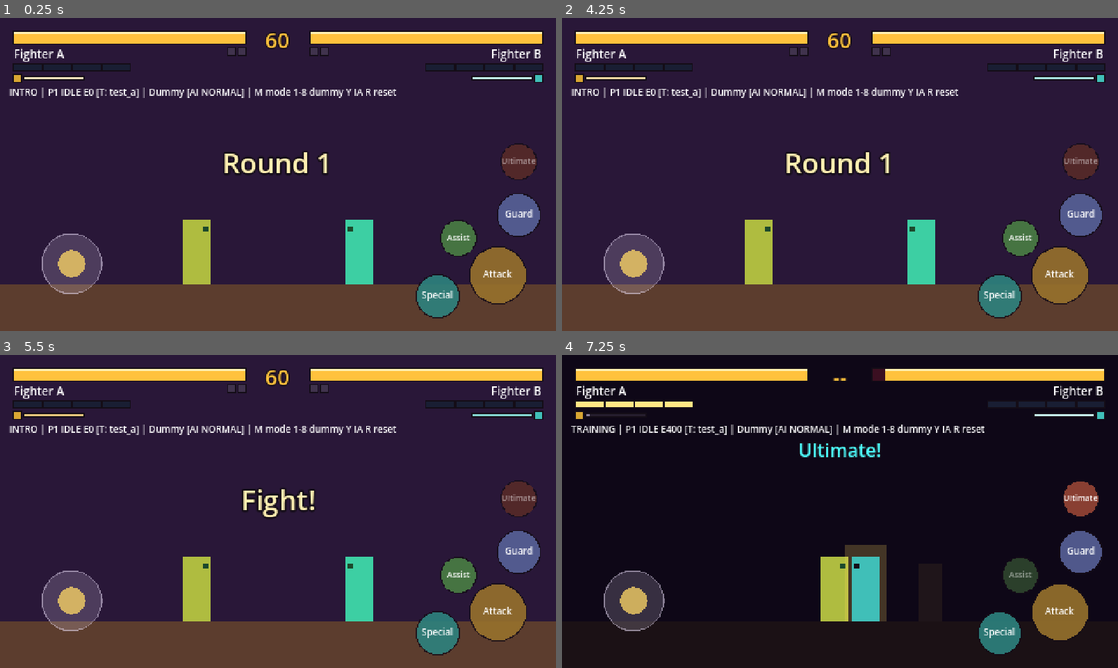
Above: before the commit, frames 1-4 (two rows, left to right).
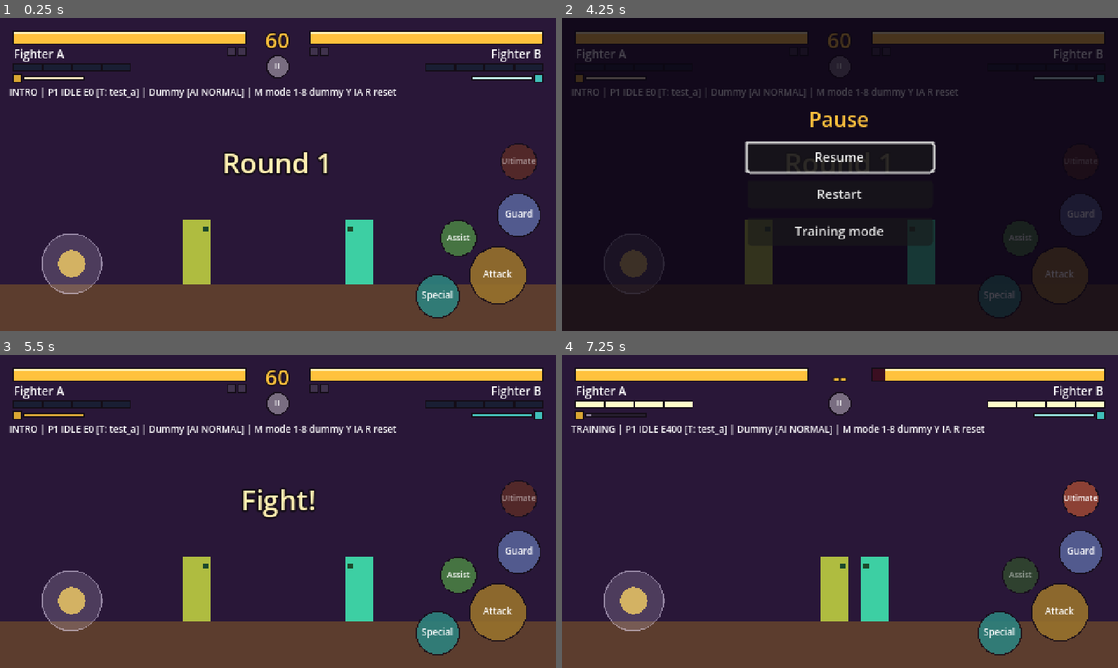
Above: after the commit, the same moments.

Repository: NabOuat/Fighter
Game: Godot game, scene res://scenes/fight/fight.tscn
Same seed, same stepped clock (60 frames per second), same inputs: the game is played once before the commit and once after it.
Inputs (mouse positions are in pixels of both pictures, inside the frame that each line leads up to):
- Up to frame 1 (0.25 s): no input
- Up to frame 2 (4.25 s): tap Enter at 0.5 s; move the mouse to (962, 158) at 0.52 s; hold D (move_right) 0.53-1.25 s; tap I (assist) at 0.6 s; click (962, 158) at 0.67 s; tap W (jump) at 0.77, 3.77 s; tap J (attack) at 0.8 s; drag from (728, 190) to (812, 237) at 1.27 s; move the mouse to (895, 105) at 2.02 s; hold A (move_left) 2.03-2.75 s; hold L (guard) 2.03-2.75 s; tap K (special) at 2.3 s; drag from (812, 237) to (673, 127) at 2.77 s; move the mouse to (1006, 221) at 3.52 s; hold D (move_right) from 3.53 s (still down); tap U (ultimate) at 3.6 s; tap R at 3.8 s; tap Escape (pause) at 4.15 s
- Up to frame 3 (5.5 s): release D (move_right) at 4.25 s; click (278, 492) at 4.25 s, where only the run after the commit has a clickable "Resume"; drag from (111, 464) to (194, 433) at 5.02 s
- Up to frame 4 (7.25 s): move the mouse to (867, 511) at 5.77 s; hold D (move_right) 5.78-6.5 s; tap M at 5.85 s; click (867, 511) at 5.92 s; tap I (assist) at 6.05 s; drag from (756, 433) to (728, 527) at 6.52 s

The runs differ from the first frame. In frame 1, 0.3% of the frame differs, in the area x 47-53%, y 11-20%; in frame 2, 97%, in the area x 0-100%, y 0-100%; in frame 3, 0.4%; in frame 4, 88%.

Commit message:
Sensations de combat : effets d'impact, sons provisoires, menu pause
- Étincelles au point de contact (touché, paré, contre parfait avec
  anneau, choc de projectiles), tremblement d'écran sur les coups
  lourds et le K.O.
- 12 bruitages provisoires fabriqués par calcul
  (tools/make_placeholder_sounds.py), joués à chaque événement.
- Menu pause (Échap, P ou bouton tactile « II ») : reprendre,
  recommencer, changer de mode.
- 11 nouvelles vérifications (tests/test_feel.gd) : 94 au total.

Co-Authored-By: Claude Opus 5.5 <noreply@anthropic.com>

Diff:
--- a/localization/translations.csv
+++ b/localization/translations.csv
@@ -30,3 +30,9 @@
 TOUCH_GUARD,Garde,Guard
 TOUCH_ASSIST,Soutien,Assist
 TOUCH_ULTIMATE,Ultime,Ultimate
+PAUSE_TITLE,Pause,Pause
+PAUSE_RESUME,Reprendre,Resume
+PAUSE_RESTART,Recommencer,Restart
+PAUSE_TRAINING,Mode entraînement,Training mode
+PAUSE_MATCH,Mode combat,Match mode
+TOUCH_PAUSE,II,II
--- a/scenes/fight/fight.gd
+++ b/scenes/fight/fight.gd
@@ -56,6 +56,14 @@
 ## Durée de l'arrêt du combat au début de l'ultime.
 const ULTIMATE_FREEZE_FRAMES := 45
 
+## Tremblement de l'écran sur les gros coups : force (pixels) et durée (frames).
+const SHAKE_HEAVY := 3.0
+const SHAKE_HEAVY_FRAMES := 8
+const SHAKE_KO := 5.0
+const SHAKE_KO_FRAMES := 20
+## Un coup est « lourd » (gros bruit, grosses étincelles) à partir de ces dégâts.
+const HEAVY_DAMAGE := 60
+
 ## Énergie gagnée selon ce qui arrive (sur 400 pour la barre pleine).
 const ENERGY_ON_HIT := 20.0
 const ENERGY_WHEN_HIT := 12.0
@@ -87,6 +95,9 @@
 var projectiles: Array[Projectile] = []
 var assists: Array[Assist] = []
 var support_index := 0
+var shake_frames := 0
+var shake_strength := 0.0
+var _shake_rng := RandomNumberGenerator.new()
 
 @onready var player: Fighter = $Player
 @onready var dummy: Fighter = $Dummy
@@ -108,6 +119,10 @@
 @onready var dim: ColorRect = $Dim
 @onready var debug_label: Label = $DebugLabel
 @onready var touch_controls: TouchControls = $TouchControls
+@onready var camera: Camera2D = $Camera
+@onready var effects: HitEffects = $HitEffects
+@onready var sounds: SoundBank = $Sounds
+@onready var pause_menu: PauseMenu = $PauseMenu
 
 
 func _ready() -> void:
@@ -120,6 +135,10 @@
 		fighter.projectile_launched.connect(_on_projectile_launched)
 		fighter.ultimate_started.connect(_on_ultimate_started)
 		fighter.assist_called.connect(_on_assist_called)
+		fighter.attack_started.connect(_on_attack_started)
+		fighter.dodged.connect(sounds.play.bind("dodge"))
+	pause_menu.restart_requested.connect(restart)
+	pause_menu.mode_toggled.connect(toggle_training)
 	# Pas encore de menu : le joueur a le soutien A (touche T pour changer),
 	# le mannequin a le soutien B.
 	player.support = TEST_SUPPORTS[0]
@@ -152,6 +171,7 @@
 
 	if not training:
 		_update_match()
+	_update_shake()
 	_update_hud()
 
 
@@ -181,16 +201,9 @@
 		return
 	match event.physical_keycode:
 		KEY_R:
-			if training:
-				_reset_training()
-			else:
-				_start_match()
+			restart()
 		KEY_M:
-			training = not training
-			if training:
-				_reset_training()
-			else:
-				_start_match()
+			toggle_training()
 		KEY_0:
 			for fighter in fighters:
 				fighter.energy = 0.0
@@ -207,6 +220,20 @@
 
 # --- Déroulement du combat ---------------------------------------------------
 
+## Recommence : le combat entier, ou la mise en place de l'entraînement.
+func restart() -> void:
+	if training:
+		_reset_training()
+	else:
+		_start_match()
+
+
+## Passe du mode combat au mode entraînement, et inversement.
+func toggle_training() -> void:
+	training = not training
+	restart()
+
+
 func _start_match() -> void:
 	training = false
 	player_wins = 0
@@ -227,6 +254,7 @@
 	dummy.position = Vector2(START_X_DUMMY, FLOOR_Y)
 	timer_frames = ROUND_FRAMES
 	_set_phase(Phase.INTRO)
+	sounds.play("gong")
 
 
 ## En entraînement : pas de chrono, personne ne peut être mis K.O., énergie pleine.
@@ -278,12 +306,15 @@
 				round_winners.append(fighter)
 		round_result_key = "FIGHT_KO" if round_winners.size() == 1 else "FIGHT_DOUBLE_KO"
 		slowmo_frames = KO_SLOWMO_FRAMES
+		sounds.play("ko")
+		_shake(SHAKE_KO, SHAKE_KO_FRAMES)
 	else:
 		if player.health > dummy.health:
 			round_winners.append(player)
 		elif dummy.health > player.health:
 			round_winners.append(dummy)
 		round_result_key = "FIGHT_TIME_UP"
+		sounds.play("gong")
 	# Double K.O. ou vie égale au chrono : la manche compte pour les deux.
 	if round_winners.is_empty():
 		round_winners.append_array(fighters)
@@ -370,13 +401,16 @@
 		if _hits_barrier(hitbox, defender):
 			attacker.attack_has_hit = true
 			hitstop = maxi(hitstop, 4)
+			_barrier_feedback(hitbox.get_center())
 			continue
-		if not hitbox.intersects(defender.get_hurtbox_rect()):
+		var hurtbox := defender.get_hurtbox_rect()
+		if not hitbox.intersects(hurtbox):
 			continue
 		attacker.attack_has_hit = true
 		# Les coups qui coûtent de l'énergie n'en rapportent pas.
 		var grants_energy := attack.energy_cost == 0
-		_apply(defender.receive_attack(attack, attacker), attack, attacker, defender, grants_energy)
+		var point := hitbox.intersection(hurtbox).get_center()
+		_apply(defender.receive_attack(attack, attacker), attack, attacker, defender, grants_energy, point)
 
 
 func _resolve_projectiles() -> void:
@@ -390,17 +424,20 @@
 					and projectile.get_rect().intersects(other.get_rect()):
 				finished.append_array([projectile, other])
 				hitstop = maxi(hitstop, 4)
+				effects.burst(HitEffects.Kind.CLASH, (projectile.global_position + other.global_position) / 2.0)
+				sounds.play("block")
 				break
 		if projectile in finished:
 			continue
 		var target := projectile.shooter.opponent
 		if _hits_barrier(projectile.get_rect(), target):
 			finished.append(projectile)
+			_barrier_feedback(projectile.global_position)
 		elif projectile.get_rect().intersects(target.get_hurtbox_rect()):
 			finished.append(projectile)
 			var hit := projectile.data.hit
 			# Un projectile vient toujours d'un coup spécial : il ne rapporte pas d'énergie.
-			_apply(target.receive_attack(hit, projectile.shooter, true), hit, projectile.shooter, target, false)
+			_apply(target.receive_attack(hit, projectile.shooter, true), hit, projectile.shooter, target, false, projectile.global_position)
 		elif projectile.is_expired(ARENA_LEFT - 20.0, ARENA_RIGHT + 20.0):
 			finished.append(projectile)
 	for projectile in finished:
@@ -408,21 +445,31 @@
 		_remove_projectile(projectile)
 
 
-## Ce qui se passe après un coup : arrêt sur image, combo, énergie, messages.
-func _apply(result: Fighter.HitResult, attack: AttackData, attacker: Fighter, defender: Fighter, grants_energy: bool) -> void:
+## Ce qui se passe après un coup : arrêt sur image, combo, énergie, messages,
+## étincelles et bruitage au point de contact.
+func _apply(result: Fighter.HitResult, attack: AttackData, attacker: Fighter, defender: Fighter, grants_energy: bool, point: Vector2) -> void:
 	match result:
 		Fighter.HitResult.HIT:
+			var heavy := attack.damage >= HEAVY_DAMAGE or attack.knockdown
+			effects.burst(HitEffects.Kind.HIT_HEAVY if heavy else HitEffects.Kind.HIT_LIGHT, point)
+			sounds.play("hit_heavy" if heavy else "hit_light")
+			if heavy:
+				_shake(SHAKE_HEAVY, SHAKE_HEAVY_FRAMES)
 			attacker.combo_hits += 1
 			hitstop = maxi(hitstop, attack.hitstop)
 			if grants_energy:
 				attacker.add_energy(ENERGY_ON_HIT)
 			defender.add_energy(ENERGY_WHEN_HIT)
 		Fighter.HitResult.BLOCKED:
+			effects.burst(HitEffects.Kind.BLOCK, point)
+			sounds.play("block")
 			hitstop = maxi(hitstop, int(attack.hitstop * 0.5))
 			if grants_energy:
 				attacker.add_energy(ENERGY_ON_BLOCKED)
 			defender.add_energy(ENERGY_WHEN_BLOCKING)
 		Fighter.HitResult.PARRIED:
+			effects.burst(HitEffects.Kind.PARRY, point)
+			sounds.play("parry")
 			hitstop = maxi(hitstop, 12)
 			defender.add_energy(ENERGY_ON_PARRY)
 			_show_popup("FIGHT_PARRY")
@@ -437,7 +484,8 @@
 		if hitbox.has_area() and not _hits_barrier(hitbox, defender) and hitbox.intersects(defender.get_hurtbox_rect()):
 			assist.hit_done = true
 			var attack := assist.data.attack
-			_apply(defender.receive_attack(attack, assist.caller, true), attack, assist.caller, defender, false)
+			var point := hitbox.intersection(defender.get_hurtbox_rect()).get_center()
+			_apply(defender.receive_attack(attack, assist.caller, true), attack, assist.caller, defender, false, point)
 	_remove_finished_assists()
 
 
@@ -462,7 +510,20 @@
 
 # --- Soutiens, projectiles, effets -------------------------------------------
 
+## Un coup ou un projectile arrêté par le bouclier d'un soutien.
+func _barrier_feedback(at: Vector2) -> void:
+	effects.burst(HitEffects.Kind.BLOCK, at)
+	sounds.play("block")
+
+
+func _on_attack_started(attack: AttackData) -> void:
+	if attack.is_ultimate:
+		return
+	sounds.play("special" if attack.energy_cost > 0 else "whoosh", -4.0)
+
+
 func _on_assist_called(caller: Fighter) -> void:
+	sounds.play("assist")
 	var assist := Assist.new()
 	assist.summon(caller.support.assist, caller, FLOOR_Y, ARENA_LEFT, ARENA_RIGHT)
 	assist.projectile_requested.connect(_launch_projectile.bind(true))
@@ -510,9 +571,11 @@
 	ultimate_freeze = 0
 	slowmo_frames = 0
 	popup_frames = 0
+	shake_frames = 0
 
 
 func _on_ultimate_started(_fighter: Fighter) -> void:
+	sounds.play("ultimate")
 	ultimate_freeze = ULTIMATE_FREEZE_FRAMES
 	_show_popup("FIGHT_ULTIMATE")
 
@@ -530,6 +593,22 @@
 
 
 # --- Affichage ---------------------------------------------------------------
+
+func _shake(strength: float, frames: int) -> void:
+	shake_strength = maxf(shake_strength if shake_frames > 0 else 0.0, strength)
+	shake_frames = maxi(shake_frames, frames)
+
+
+## Le tremblement s'atténue à chaque frame ; seul l'affichage bouge, pas le combat.
+func _update_shake() -> void:
+	if shake_frames > 0:
+		shake_frames -= 1
+		var strength := shake_strength * shake_frames / float(SHAKE_HEAVY_FRAMES)
+		strength = minf(strength, shake_strength)
+		camera.offset = Vector2(_shake_rng.randf_range(-strength, strength), _shake_rng.randf_range(-strength, strength)).round()
+	else:
+		camera.offset = Vector2.ZERO
+
 
 func _update_hud() -> void:
 	player_bar.set_ratio(float(player.health) / Fighter.MAX_HEALTH)
@@ -552,6 +631,7 @@
 	popup_label.visible = popup_frames > 0
 	# Pendant l'arrêt de l'ultime, l'écran s'assombrit.
 	dim.visible = ultimate_freeze > 0
+	pause_menu.show_mode(training)
 	# Texte de débogage pour le développeur, absent du jeu final
 	# (c'est pour ça qu'il n'est pas dans le fichier de traductions).
 	debug_label.text = "%s | P1 %s E%d [T: %s] | Dummy [%s %s] | M mode 1-8 dummy Y IA R reset" % [
--- a/scenes/fight/fight.tscn
+++ b/scenes/fight/fight.tscn
@@ -9,6 +9,9 @@
 [ext_resource type="Script" path="res://scenes/ui/assist_gauge.gd" id="7_assist_gauge"]
 [ext_resource type="Script" path="res://scenes/ui/win_markers.gd" id="8_win_markers"]
 [ext_resource type="PackedScene" path="res://scenes/ui/touch_controls.tscn" id="9_touch"]
+[ext_resource type="Script" path="res://scenes/fight/hit_effects.gd" id="10_effects"]
+[ext_resource type="Script" path="res://scenes/fight/sound_bank.gd" id="11_sounds"]
+[ext_resource type="PackedScene" path="res://scenes/ui/pause_menu.tscn" id="12_pause"]
 
 [sub_resource type="RectangleShape2D" id="Shape_floor"]
 size = Vector2(480, 40)
@@ -68,6 +71,15 @@
 position = Vector2(310, 230)
 data = ExtResource("4_test_b")
 is_player = false
+
+[node name="HitEffects" type="Node2D" parent="."]
+script = ExtResource("10_effects")
+
+[node name="Camera" type="Camera2D" parent="."]
+position = Vector2(240, 135)
+
+[node name="Sounds" type="Node" parent="."]
+script = ExtResource("11_sounds")
 
 [node name="HUD" type="CanvasLayer" parent="."]
 
@@ -224,3 +236,5 @@
 theme_override_font_sizes/font_size = 8
 
 [node name="TouchControls" parent="." instance=ExtResource("9_touch")]
+
+[node name="PauseMenu" parent="." instance=ExtResource("12_pause")]
--- /dev/null
+++ b/scenes/fight/hit_effects.gd
@@ -0,0 +1,69 @@
+class_name HitEffects
+extends Node2D
+## Les effets d'impact : étincelles au point de contact, anneau du contre parfait.
+##
+## Chaque effet est créé au moment du coup, puis disparaît tout seul.
+## Les particules sont de petits carrés, dans l'esprit du pixel art.
+
+enum Kind { HIT_LIGHT, HIT_HEAVY, BLOCK, PARRY, CLASH }
+
+## Réglages de chaque effet : nombre d'étincelles, vitesse, taille, couleur.
+const STYLES := {
+	Kind.HIT_LIGHT: {"amount": 10, "speed": 90.0, "size": 2.0, "color": Color(1.0, 0.95, 0.75)},
+	Kind.HIT_HEAVY: {"amount": 22, "speed": 150.0, "size": 3.0, "color": Color(1.0, 0.8, 0.35)},
+	Kind.BLOCK: {"amount": 8, "speed": 70.0, "size": 2.0, "color": Color(0.6, 0.85, 1.0)},
+	Kind.PARRY: {"amount": 16, "speed": 120.0, "size": 2.0, "color": Color(0.3, 1.0, 1.0)},
+	Kind.CLASH: {"amount": 14, "speed": 110.0, "size": 2.0, "color": Color(1.0, 1.0, 1.0)},
+}
+const LIFETIME := 0.28
+
+## Nombre d'effets créés depuis le début (sert aux tests).
+var spawned := 0
+
+
+func burst(kind: Kind, at: Vector2) -> void:
+	var style: Dictionary = STYLES[kind]
+	var sparks := CPUParticles2D.new()
+	sparks.position = at
+	sparks.one_shot = true
+	sparks.explosiveness = 1.0
+	sparks.amount = style.amount
+	sparks.lifetime = LIFETIME
+	sparks.spread = 180.0
+	sparks.gravity = Vector2(0, 260)
+	sparks.initial_velocity_min = style.speed * 0.5
+	sparks.initial_velocity_max = style.speed
+	sparks.scale_amount_min = style.size
+	sparks.scale_amount_max = style.size
+	sparks.color = style.color
+	add_child(sparks)
+	sparks.emitting = true
+	_free_later(sparks, LIFETIME + 0.1)
+	if kind == Kind.PARRY:
+		var ring := ParryRing.new()
+		ring.position = at
+		add_child(ring)
+		_free_later(ring, ParryRing.DURATION)
+	spawned += 1
+
+
+func _free_later(node: Node, seconds: float) -> void:
+	get_tree().create_timer(seconds, false).timeout.connect(node.queue_free)
+
+
+## Un cercle cyan qui s'agrandit et s'efface : la signature du contre parfait.
+class ParryRing:
+	extends Node2D
+
+	const DURATION := 0.3
+	const MAX_RADIUS := 26.0
+	var _age := 0.0
+
+	func _process(delta: float) -> void:
+		_age += delta
+		queue_redraw()
+
+	func _draw() -> void:
+		var progress := clampf(_age / DURATION, 0.0, 1.0)
+		var color := Color(0.3, 1.0, 1.0, 1.0 - progress)
+		draw_arc(Vector2.ZERO, 6.0 + MAX_RADIUS * progress, 0.0, TAU, 24, color, 2.0)
--- /dev/null
+++ b/scenes/fight/sound_bank.gd
@@ -0,0 +1,54 @@
+class_name SoundBank
+extends Node
+## Joue les bruitages du combat.
+##
+## Les sons sont des fichiers de assets/audio/sfx/ (provisoires pour l'instant,
+## fabriqués par tools/make_placeholder_sounds.py). Plusieurs sons peuvent se
+## jouer en même temps, et chaque son varie un peu de hauteur pour ne pas lasser.
+
+const SOUNDS := [
+	"hit_light", "hit_heavy", "block", "parry", "whoosh", "special",
+	"ultimate", "ko", "dodge", "assist", "gong", "ui_click",
+]
+## Nombre de sons qui peuvent se superposer.
+const VOICES := 8
+## Variation de hauteur au hasard (0,06 = plus ou moins 6 %).
+const PITCH_VARIATION := 0.06
+
+var _streams := {}
+var _players: Array[AudioStreamPlayer] = []
+var _next := 0
+var _rng := RandomNumberGenerator.new()
+
+
+func _ready() -> void:
+	# Le menu pause doit pouvoir faire « clic » même quand le jeu est en pause.
+	process_mode = Node.PROCESS_MODE_ALWAYS
+	for sound in SOUNDS:
+		var path := "res://assets/audio/sfx/%s.wav" % sound
+		if ResourceLoader.exists(path):
+			_streams[sound] = load(path)
+		else:
+			push_warning("Son introuvable : " + path)
+	for i in VOICES:
+		var player := AudioStreamPlayer.new()
+		add_child(player)
+		_players.append(player)
+
+
+## À la fermeture du jeu, on arrête proprement les sons encore en cours.
+func _exit_tree() -> void:
+	for player in _players:
+		player.stop()
+		player.stream = null
+
+
+func play(sound: String, volume_db := 0.0) -> void:
+	if not _streams.has(sound):
+		return
+	var player := _players[_next]
+	_next = (_next + 1) % VOICES
+	player.stream = _streams[sound]
+	player.volume_db = volume_db
+	player.pitch_scale = 1.0 + _rng.randf_range(-PITCH_VARIATION, PITCH_VARIATION)
+	player.play()
--- a/scenes/fighters/fighter.gd
+++ b/scenes/fighters/fighter.gd
@@ -18,6 +18,8 @@
 signal ultimate_started(fighter: Fighter)
 ## Émis quand le combattant appelle son soutien (l'arène le fait apparaître).
 signal assist_called(fighter: Fighter)
+## Émis au début de chaque attaque (sert aux bruitages).
+signal attack_started(attack: AttackData)
 
 enum State { IDLE, WALK, CROUCH, JUMP, ATTACK, GUARD, BLOCKSTUN, HITSTUN, KNOCKDOWN, GETUP, DODGE, CHARGE }
 ## Ce qui arrive quand un coup atteint le combattant.
@@ -424,6 +426,7 @@
 	attack_frame = 0
 	attack_has_hit = false
 	attack_serial += 1
+	attack_started.emit(attack)
 
 
 ## Lance le spécial demandé (1 ou 2) s'il y a assez d'énergie. Renvoie vrai s'il part.
--- /dev/null
+++ b/scenes/ui/pause_menu.gd
@@ -0,0 +1,42 @@
+class_name PauseMenu
+extends CanvasLayer
+## Le menu pause : Échap (ou P, ou le bouton tactile « II ») met le jeu en pause.
+##
+## Quand le jeu est en pause, tout s'arrête sauf ce menu (process_mode = ALWAYS).
+
+signal restart_requested
+signal mode_toggled
+
+@onready var resume_button: Button = %ResumeButton
+@onready var restart_button: Button = %RestartButton
+@onready var mode_button: Button = %ModeButton
+
+
+func _ready() -> void:
+	process_mode = Node.PROCESS_MODE_ALWAYS
+	visible = false
+	resume_button.pressed.connect(set_paused.bind(false))
+	restart_button.pressed.connect(func():
+		set_paused(false)
+		restart_requested.emit())
+	mode_button.pressed.connect(func():
+		set_paused(false)
+		mode_toggled.emit())
+
+
+func _unhandled_input(event: InputEvent) -> void:
+	if event.is_action_pressed("pause"):
+		set_paused(not get_tree().paused)
+		get_viewport().set_input_as_handled()
+
+
+func set_paused(paused: bool) -> void:
+	get_tree().paused = paused
+	visible = paused
+	if paused:
+		resume_button.grab_focus()
+
+
+## Le texte du bouton de mode dépend du mode actuel.
+func show_mode(training: bool) -> void:
+	mode_button.text = "PAUSE_MATCH" if training else "PAUSE_TRAINING"
--- /dev/null
+++ b/scenes/ui/pause_menu.tscn
@@ -0,0 +1,58 @@
+[gd_scene load_steps=2 format=3]
+
+[ext_resource type="Script" path="res://scenes/ui/pause_menu.gd" id="1_pause"]
+
+[node name="PauseMenu" type="CanvasLayer"]
+layer = 10
+script = ExtResource("1_pause")
+
+[node name="Dim" type="ColorRect" parent="."]
+anchors_preset = 15
+anchor_right = 1.0
+anchor_bottom = 1.0
+grow_horizontal = 2
+grow_vertical = 2
+color = Color(0.04, 0.02, 0.07, 0.75)
+
+[node name="Box" type="VBoxContainer" parent="."]
+anchors_preset = 8
+anchor_left = 0.5
+anchor_top = 0.5
+anchor_right = 0.5
+anchor_bottom = 0.5
+offset_left = -80.0
+offset_top = -60.0
+offset_right = 80.0
+offset_bottom = 60.0
+grow_horizontal = 2
+grow_vertical = 2
+theme_override_constants/separation = 8
+alignment = 1
+
+[node name="Title" type="Label" parent="Box"]
+layout_mode = 2
+theme_override_colors/font_color = Color(1, 0.76, 0.24, 1)
+theme_override_font_sizes/font_size = 18
+text = "PAUSE_TITLE"
+horizontal_alignment = 1
+
+[node name="ResumeButton" type="Button" parent="Box"]
+unique_name_in_owner = true
+custom_minimum_size = Vector2(0, 24)
+layout_mode = 2
+theme_override_font_sizes/font_size = 11
+text = "PAUSE_RESUME"
+
+[node name="RestartButton" type="Button" parent="Box"]
+unique_name_in_owner = true
+custom_minimum_size = Vector2(0, 24)
+layout_mode = 2
+theme_override_font_sizes/font_size = 11
+text = "PAUSE_RESTART"
+
+[node name="ModeButton" type="Button" parent="Box"]
+unique_name_in_owner = true
+custom_minimum_size = Vector2(0, 24)
+layout_mode = 2
+theme_override_font_sizes/font_size = 11
+text = "PAUSE_TRAINING"
--- a/scenes/ui/touch_controls.tscn
+++ b/scenes/ui/touch_controls.tscn
@@ -18,6 +18,9 @@
 
 [sub_resource type="CircleShape2D" id="Shape_ultimate"]
 radius = 17.0
+
+[sub_resource type="CircleShape2D" id="Shape_pause"]
+radius = 12.0
 
 [node name="TouchControls" type="CanvasLayer"]
 layer = 2
@@ -84,3 +87,15 @@
 color = Color(1, 0.45, 0.3, 1)
 label_key = "TOUCH_ULTIMATE"
 font_size = 7
+
+[node name="Pause" type="TouchScreenButton" parent="."]
+position = Vector2(240, 42)
+shape = SubResource("Shape_pause")
+action = "pause"
+
+[node name="Look" type="Node2D" parent="Pause"]
+script = ExtResource("3_look")
+radius = 9.0
+color = Color(0.85, 0.8, 0.9, 1)
+label_key = "TOUCH_PAUSE"
+font_size = 7
--- /dev/null
+++ b/tests/test_feel.gd
@@ -0,0 +1,63 @@
+extends "res://tests/test_base.gd"
+## Tests des sensations : effets d'impact, tremblement d'écran, sons, menu pause.
+
+
+func _initialize() -> void:
+	await start_arena()
+	var M = fight.DummyMode
+
+	section("Sons")
+	var missing := []
+	for sound in SoundBank.SOUNDS:
+		if not fight.sounds._streams.has(sound):
+			missing.append(sound)
+	check("les 12 sons sont chargés", missing.is_empty(), "manquants : %s" % str(missing))
+
+	section("Effets d'impact")
+	await setup(280, 305, M.STAND)
+	var before: int = fight.effects.spawned
+	await run(4, {}, {"attack": [0]})
+	await run(10)
+	check("un coup qui touche fait des étincelles", fight.effects.spawned > before)
+
+	await setup(287, 310, M.STAND)
+	var shook := false
+	for i in 60:
+		await run(1, {}, {"attack": [0]} if i % 6 == 0 else {})
+		shook = shook or fight.camera.offset != Vector2.ZERO
+	check("le 3e coup du combo (lourd) fait trembler l'écran", shook)
+	await run(30)
+	check("l'écran revient en place", fight.camera.offset == Vector2.ZERO)
+
+	await setup(280, 305, M.GUARD_HIGH)
+	before = fight.effects.spawned
+	await run(30, {}, {"attack": [0]})
+	check("un coup paré fait des étincelles bleues", fight.effects.spawned > before)
+
+	await setup(280, 305, M.ATTACK)
+	fight.frame_count = 79
+	before = fight.effects.spawned
+	await run(30, {}, {"guard_pressed": [4]})
+	check("un contre parfait fait son effet", fight.effects.spawned > before)
+
+	section("Menu pause")
+	var x_before := d.position.x
+	fight.pause_menu.set_paused(true)
+	check("la pause affiche le menu", paused and fight.pause_menu.visible)
+	fight.dummy_mode = M.ATTACK
+	for i in 30:
+		await process_frame
+	check("pendant la pause, le combat est figé", d.position.x == x_before and d.state != Fighter.State.ATTACK)
+	fight.pause_menu.set_paused(false)
+	check("reprendre enlève la pause", not paused and not fight.pause_menu.visible)
+
+	fight.pause_menu.set_paused(true)
+	fight.pause_menu.mode_button.pressed.emit()
+	await run(2)
+	check("le menu change de mode (entraînement → combat)", not fight.training and not paused)
+	fight.pause_menu.set_paused(true)
+	fight.pause_menu.restart_button.pressed.emit()
+	await run(2)
+	check("le menu relance le combat", fight.phase == fight.Phase.INTRO and not paused)
+
+	finish()
Not shown, added: assets/audio/sfx/assist.wav.import
Not shown, added: assets/audio/sfx/block.wav.import
Not shown, added: assets/audio/sfx/dodge.wav.import
Not shown, added: assets/audio/sfx/gong.wav.import
Not shown, added: assets/audio/sfx/hit_heavy.wav.import
Not shown, added: assets/audio/sfx/hit_light.wav.import
Not shown, added: assets/audio/sfx/ko.wav.import
Not shown, added: assets/audio/sfx/parry.wav.import
Not shown, added: assets/audio/sfx/special.wav.import
Not shown, added: assets/audio/sfx/ui_click.wav.import
Not shown, added: assets/audio/sfx/ultimate.wav.import
Not shown, added: assets/audio/sfx/whoosh.wav.import
(and 21 more such lines)
